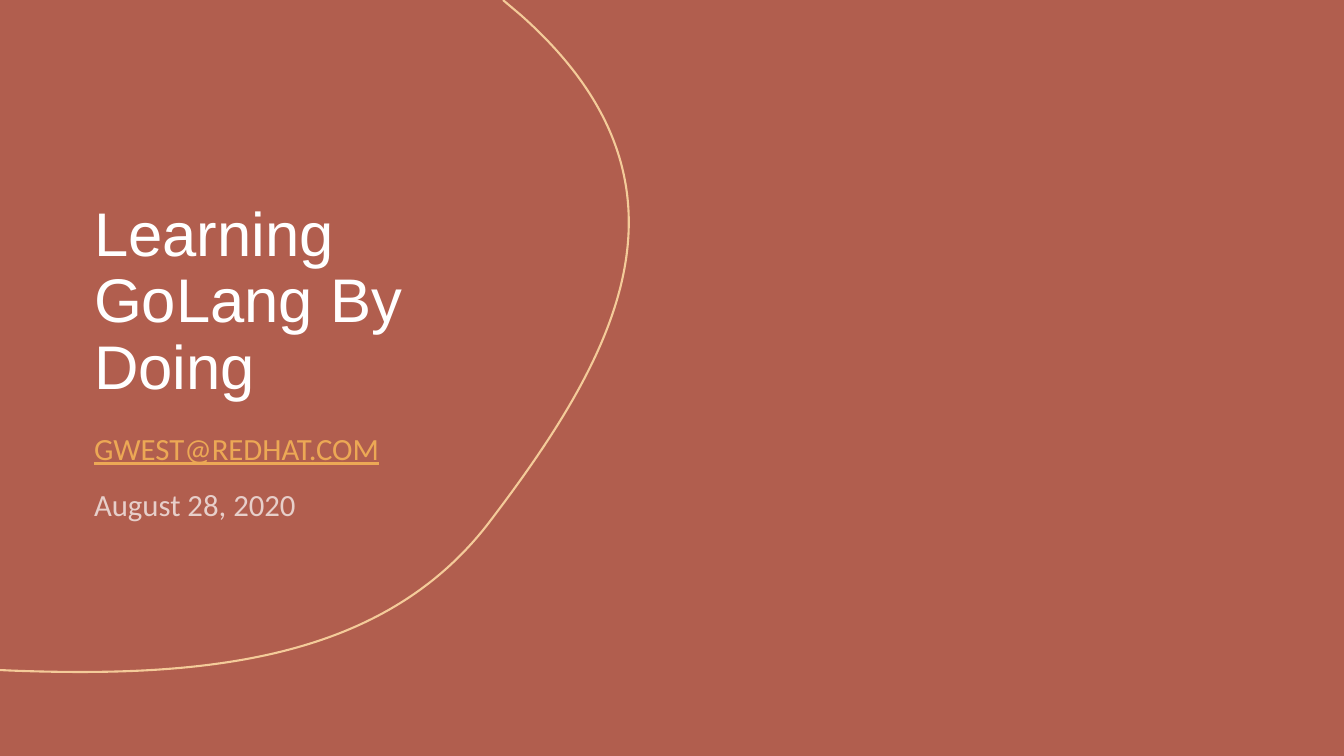
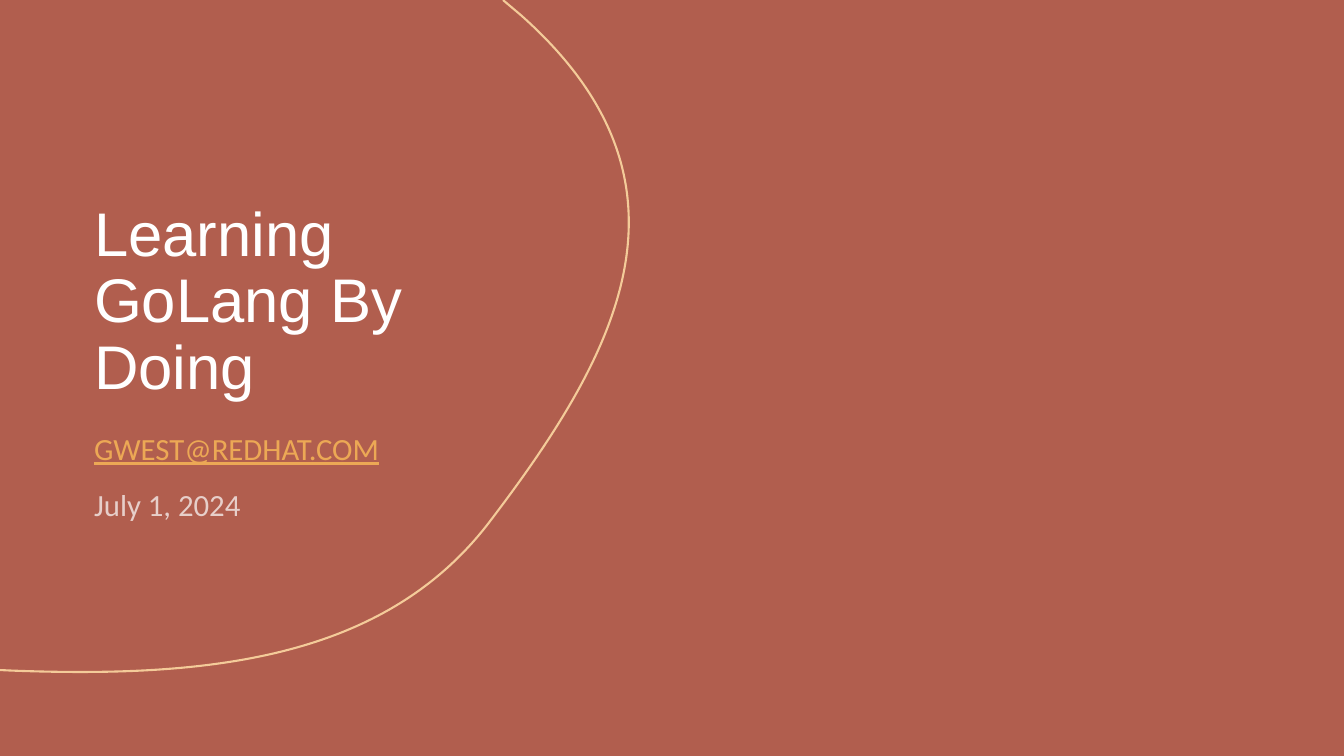
Before and after one commit to glennswest/presentations, a slide deck: slide 1 of golangprojects.pptx. Drawn at 1344x756 pixels with LibreOffice and Linux fonts; fonts in the diff are those of the drawing; background and template pictures are left out. Boxes give left, top, right and bottom in pixels: in the first picture for what was removed or moved away, otherwise in the second. Text is boxed around its words. In the diff, an @@ line names an element or a change of style, - is before the commit and + after.

```diff
--- a/golangprojects.pptx
+++ b/golangprojects.pptx
@@ subtitle at bbox=[94, 495, 240, 521]: text changed @@
-August 28, 2020
+July 1, 2024
```
Also in this commit, not shown: 1 other file.
